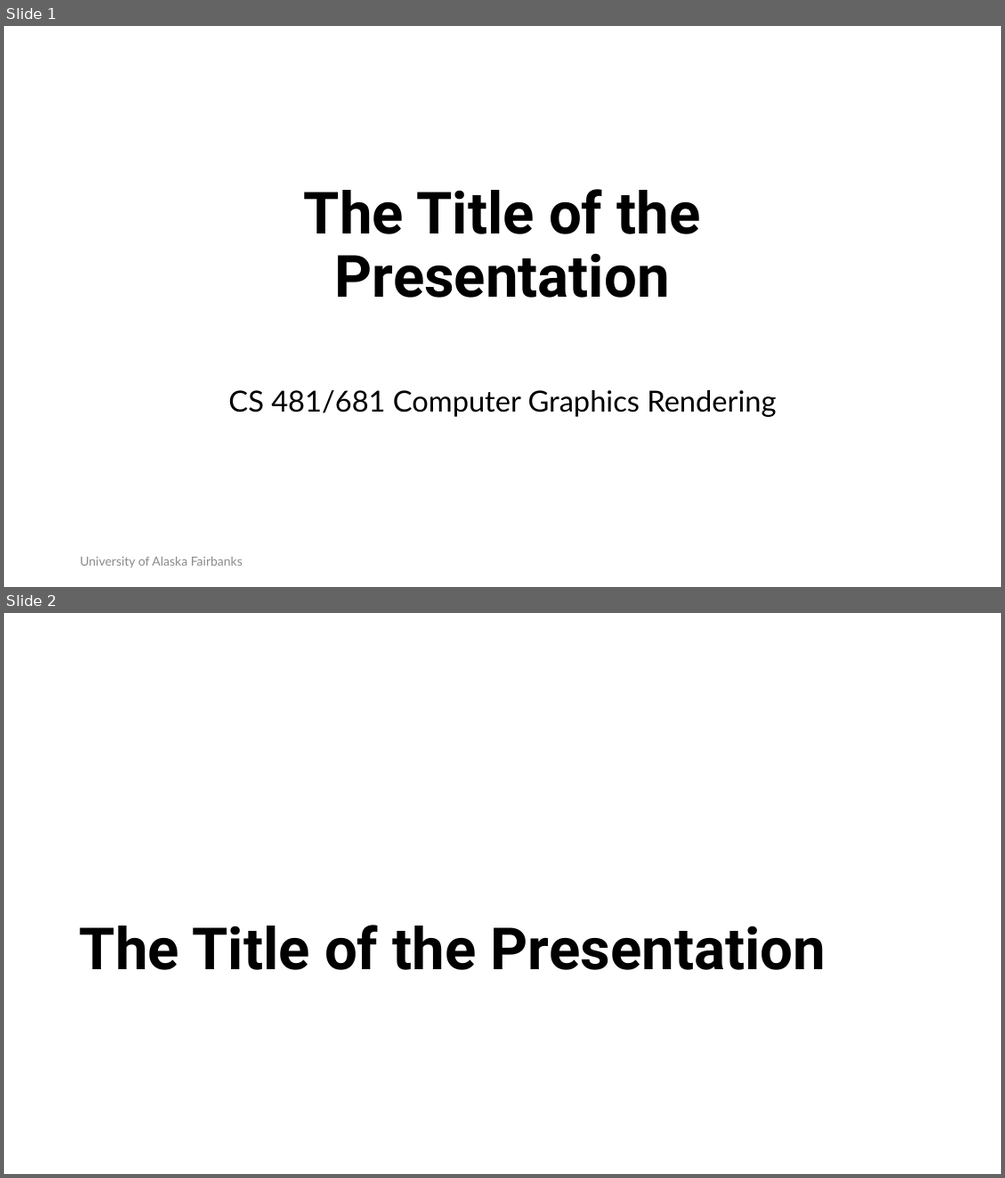
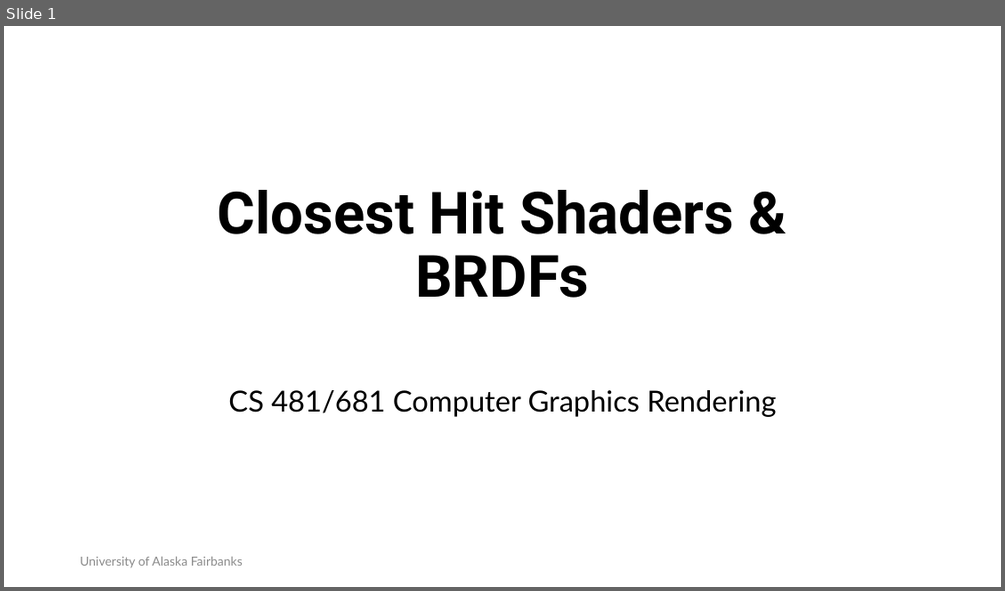
Before and after one commit to RahidZaman/cs481681-cgr, a slide deck: slides/pptx/week06.pptx. Shown one above the other, each under a label of ours: slides 1 and 2 before the commit, slide 1 after it. The pictures are 1005x1178 and 1005x591 pixels, drawn with LibreOffice and Linux fonts; fonts in the diff are those of the drawing; background and template pictures are left out. Boxes give left, top, right and bottom in pixels: in the first picture for what was removed or moved away, otherwise in the second. Text is boxed around its words. In the diff, an @@ line names an element or a change of style, - is before the commit and + after.

```diff
--- a/slides/pptx/week06.pptx
+++ b/slides/pptx/week06.pptx
@@ slide 2 removed at [4,613,1001,1174], background #FFFFFF @@
@@ title removed at [80,925,825,970] @@
-The Title of the Presentation
@@ slide 1 changed as well @@
@@ title at [218,190,734,297]: text changed @@
-The Title of the Presentation
+Closest Hit Shaders & BRDFs
```
Also in this commit, not shown: 1 other slide changed, 13 slides added, 1 other slide removed, 10 other files.
